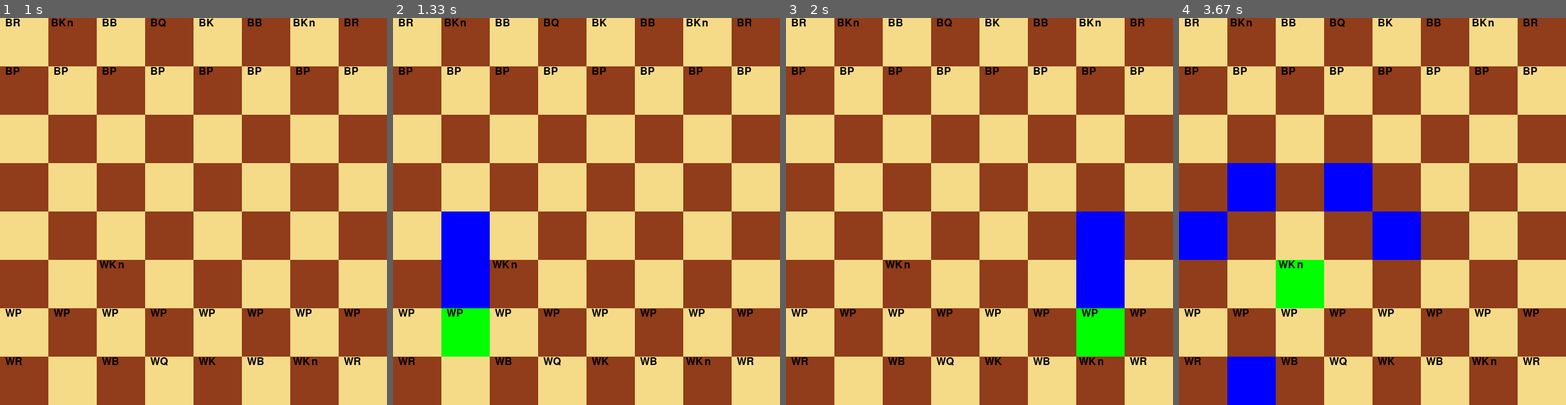
Above: before the commit, frames 1-4 (left to right).
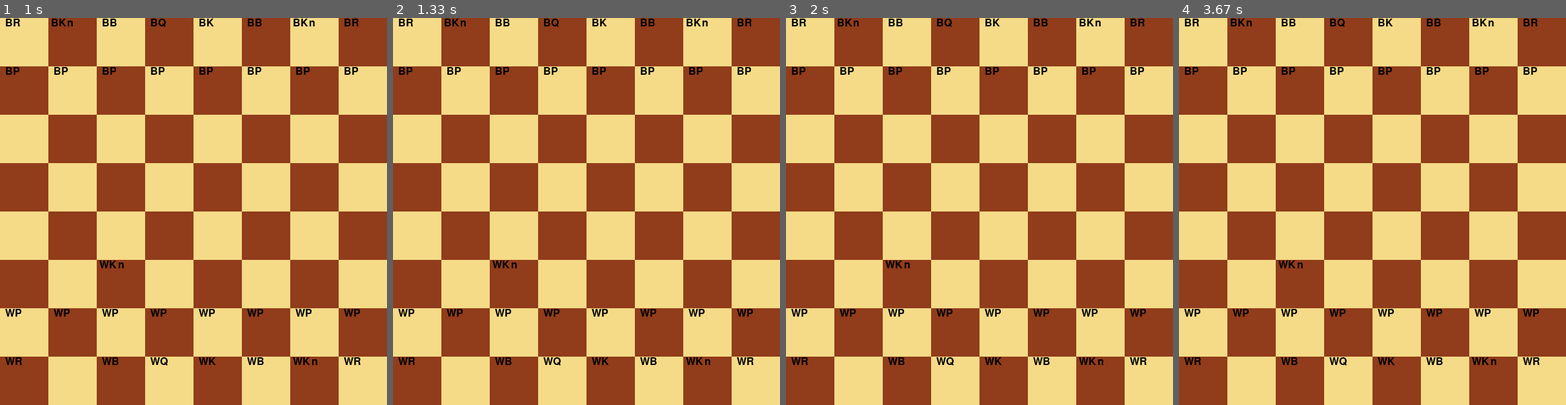
Above: after the commit, the same moments.

Repository: spawncreeper2006/Chess-NEA
Game: pygame game, started from main.py
Same seed, same stepped clock (60 frames per second), same inputs: the game is played once before the commit and once after it.
Inputs (mouse positions are in pixels of both pictures, inside the frame that each line leads up to):
- Up to frame 1 (1 s): click "WKn" at 0.38 s; click (127, 304) at 0.72 s
- Up to frame 2 (1.33 s): click (485, 331) at 1.05 s
- Up to frame 3 (2 s): click (1080, 68) at 1.38 s; click (1122, 343) at 1.75 s
- Up to frame 4 (3.67 s): click (1275, 304) at 2.28 s; click (1438, 350) at 2.62 s; click (1256, 134) at 2.95 s; click (1279, 269) at 3.62 s

Frame 1 is identical in both runs. In frame 2, 4.7% of the frame differs, in the area x 12-25%, y 50-88%; in frame 3, 4.7%; in frame 4, 9.3%, in the area x 0-63%, y 37-100%.

Commit message:
Update chess_engine.py

Diff:
--- a/chess_engine.py
+++ b/chess_engine.py
@@ -85,6 +85,13 @@
         [self.data.append(Square(WHITE_WOOD if (i%8 + i // 8) % 2 == 1 else BLACK_WOOD)) for i in range(64)]
         self.current_turn = 'w'
 
+    def change_current_turn(self):
+        match self.current_turn:
+            case 'w':
+                self.current_turn = 'b'
+            case 'b':
+                self.current_turn = 'w'
+
     def __translate_position(self, pos:tuple) -> tuple:
         pos = (pos[0]-1, pos[1]-1)
         return pos[0]+pos[1]*8
@@ -165,6 +172,7 @@
             target_square.update_piece(self)
         self.pos = new_pos
         self.has_moved = True
+        grid.change_current_turn()
 
     def same_color(self,
                    color:str) -> bool:
